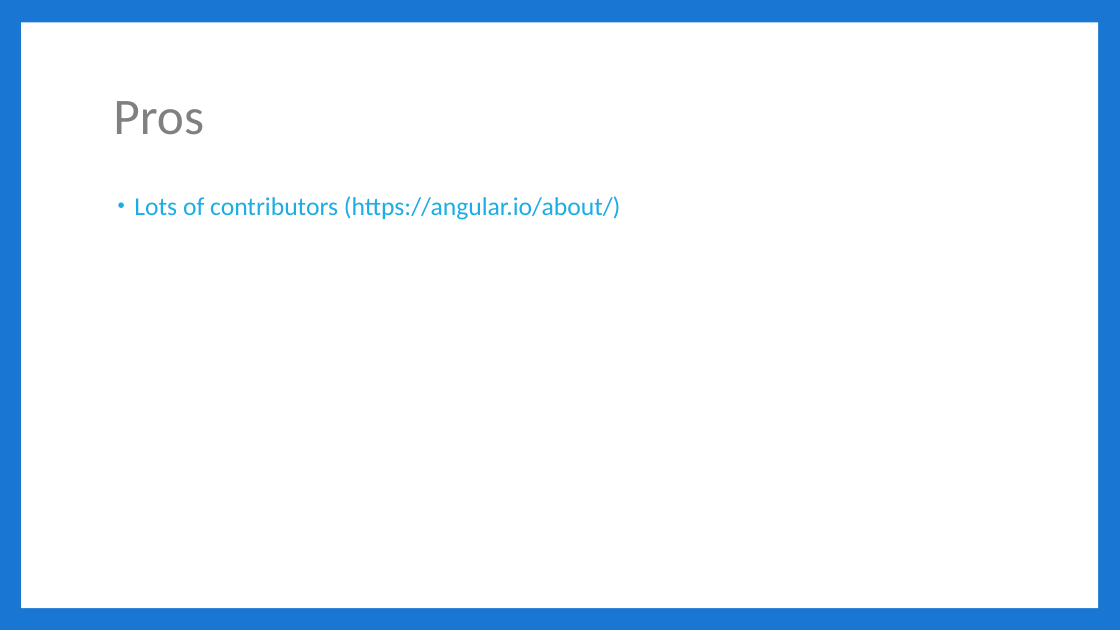
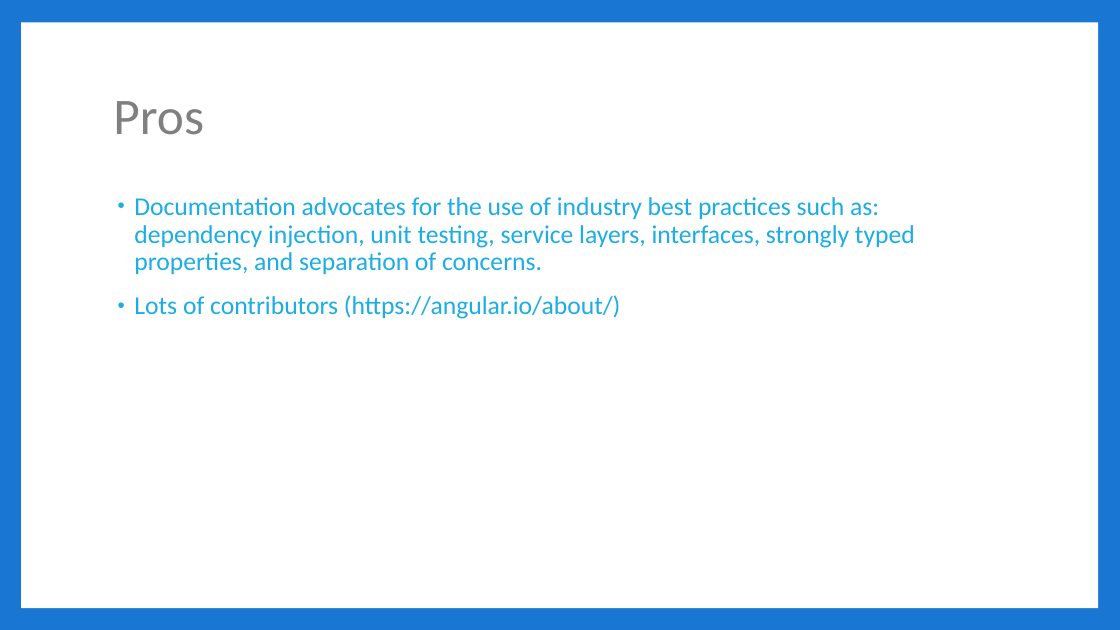
Before and after one commit to jbicks/angular2-demo, a slide deck: slide 17 of Angular2.pptx (slide 16 before the commit). Drawn at 1120x630 pixels with LibreOffice and Linux fonts; fonts in the diff are those of the drawing. Boxes give left, top, right and bottom in pixels: in the first picture for what was removed or moved away, otherwise in the second. Text is boxed around its words. In the diff, an @@ line names an element or a change of style, - is before the commit and + after.

```diff
--- a/Angular2.pptx
+++ b/Angular2.pptx
@@ text at (134,197,915,274): paragraph added @@
+• Documentation advocates for the use of industry best practices such as: dependency injection, unit testing, service layers, interfaces, strongly typed properties, and separation of concerns.
```
Also in this commit, not shown: 3 other slides changed, 8 slides added, 7 slides removed, 5 other files.
